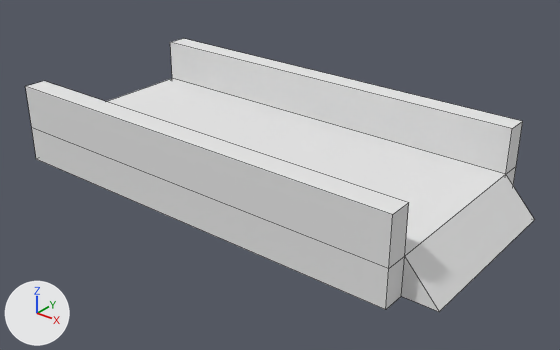
Renders of the Blender file Assignment2/Assets/Models/bridge.blend from each side of a commit.
Before and after are seen from a camera (50 mm lens) standing at (12.6, -14.9, 9.55) and looking at (0.67, 0.02, 0.3). Every picture has the same lights, and +X, +Y and +Z are marked at lower left. Mesh edges are drawn as thin lines.

In view in the first picture: 'Cube', 'ramp2'.
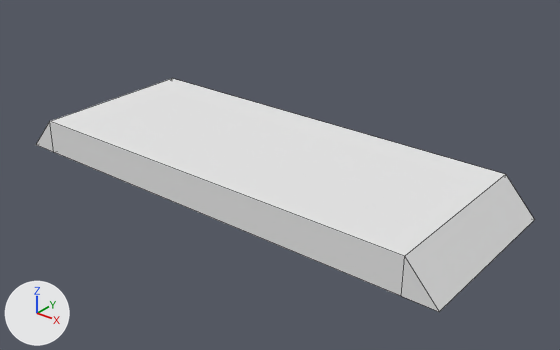
Edits to the bpy script that builds the scene:
```text
Change me_cube:
    used by ob_cube; location = (0.0, 0.0, 0.0); scale = (6.0, 2.5, 1.0)
    remove me_cube.from_pydata(...)  # 24 vertices, 17 faces; spans x -1.0..1.0, y -1.25..1.25, z 0.0..2.25
    add me_cube.from_pydata(...)  # 8 vertices, 3 faces; spans x -1.0..1.0, y -1.0..1.0, z 0.0..1.0
    me_cube part 1
    8 vertices are removed from x -1.0..1.0, y 1.0..1.25, z 0.0..2.25
    8 faces are deleted
    1 new face joins them
    me_cube part 2
    8 vertices are removed from x -1.0..1.0, y -1.25..-1.0, z 0.0..2.25
    8 faces are deleted
    1 new face joins them
```

Location of each change, [x1, y1, x2, y2] in pixels of the pictures (560 x 350 px):
'Cube', reshaped (8% narrower, 20% shorter)
    before: [25, 38, 523, 310]
    after: [50, 78, 506, 296]
part 1 of me_cube, cut back
    before: [170, 38, 523, 185]
part 2 of me_cube, cut back
    before: [25, 81, 409, 310]
    after: [50, 122, 405, 296]
